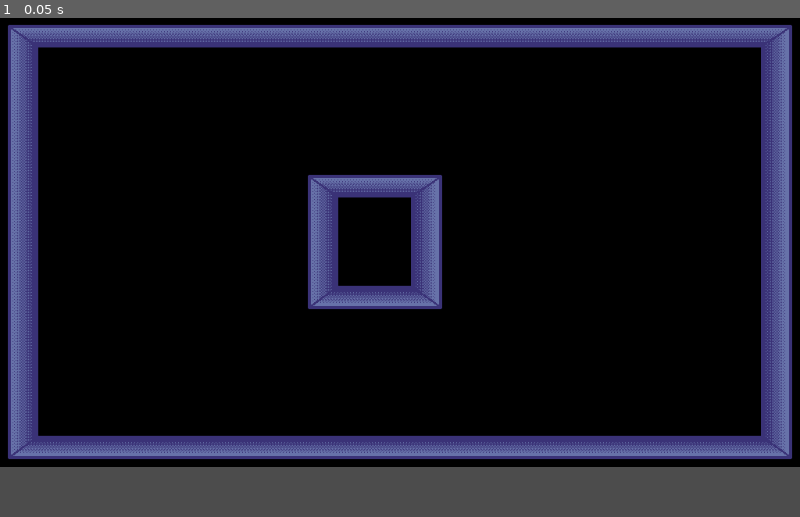
Above: before the commit, frame 1.
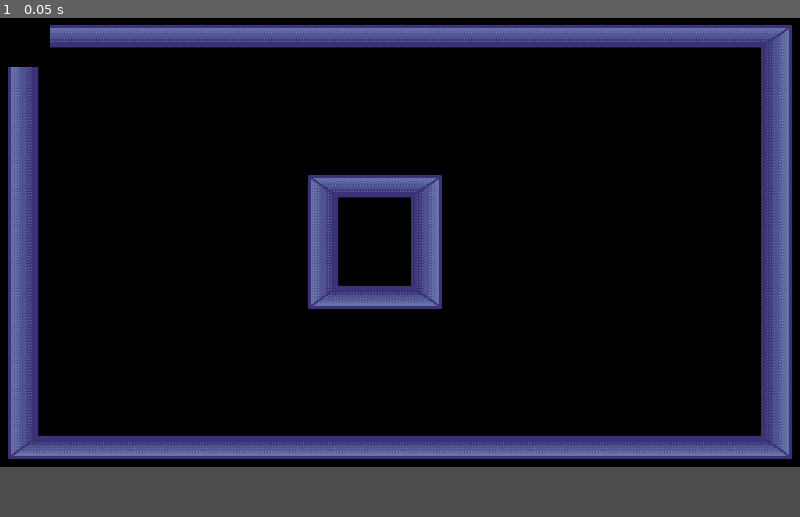
Above: after the commit, the same moment.

Repository: Hawk777/mechanoscuro
Game: Godot game, scene res://game.tscn
The game is run twice, just before and just after one commit, with the same random seed, the same clock (stepped at 60 frames per second) and the same inputs. The project has no main scene, so this scene is started directly.
Inputs:
- Up to frame 1 (0.05 s): no input

The runs differ from the first frame. In frame 1, 0.4% of the frame differs, in the area x 1-7%, y 1-10%.
Error before the commit: Parse Error: The identifier "tileprefab" isn't declared in the current scope. (res://scripts/TileGrid.gd:19)

Commit message:
end of friday
TileGrid is almost functional.  Need to have a look at whatever script is running the game, to toss in a few more scripts.

Diff:
--- a/Tile.tscn
+++ b/Tile.tscn
@@ -7,4 +7,5 @@
 script = ExtResource( 1 )
 
 [node name="Sprite" type="Sprite" parent="."]
+scale = Vector2( 2, 2 )
 texture = ExtResource( 2 )
--- a/project.godot
+++ b/project.godot
@@ -8,10 +8,24 @@
 
 config_version=4
 
+_global_script_classes=[ {
+"base": "Node",
+"class": "Tile",
+"language": "GDScript",
+"path": "res://scripts/Tile.gd"
+} ]
+_global_script_class_icons={
+"Tile": ""
+}
+
 [application]
 
 config/name="GGJ 2022"
 config/icon="res://icon.png"
+
+[autoload]
+
+Constants="*res://constants.gd"
 
 [display]
 
--- /dev/null
+++ b/scripts/Tile.gd
@@ -0,0 +1,26 @@
+extends Node
+
+
+# Declare member variables here. Examples:
+# var a = 2
+# var b = "text"
+class_name Tile
+
+var isLit = false;
+var xPos;
+var yPos;
+var isOccupied=false;
+var passable=true;
+
+# I am uncertain that a constructor is even necessary.  Possibly delete.
+func Tile(var lit, var x,var y,var occ,var p):
+	isLit=lit
+	xPos=x
+	yPos=y
+	isOccupied=occ
+	passable=p
+
+
+# Called every frame. 'delta' is the elapsed time since the previous frame.
+#func _process(delta):
+#	pass
--- a/scripts/TileGrid.gd
+++ b/scripts/TileGrid.gd
@@ -8,20 +8,30 @@
 const GRID_HEIGHT=9
 const GRID_WIDTH=16
 var Grid = []
+var tileprefab;
 # these are sample numbers based on my 64x64 tilemap.  If the size of the tiles changes or
 # you need more, change these.
 
 # Called when the node enters the scene tree for the first time.
 func _ready():
+	tileprefab= preload("res://Tile.tscn")
 	for n in range(GRID_WIDTH):
 		var Subgrid = []
 		for m in range(GRID_HEIGHT):
-			var t = tileprefab.Tile(false,n,m,false,true)
-			#add_child(t)
-			#Subgrid.append(t)
-			# The intent here is to add an instance of the Tile class to the grid for each tile.
+			var t = tileprefab.instance()
+			t.xPos=n
+			t.yPos=m
+			# t.position=get_node("TileMap").map_to_world(Vector2(n,m))
+			# The above line doesn't work right now, not sure how to fix it.
+			# TODO:
+			# The intent is to have all of the above Tiles visible at runtime, then disable them when the player is close enough to show the level underneath
+			# To that end, whenever the player moves, check against each tile in Grid to see if the player is close enough (2 or 3 tiles maybe?) and set visible to false.
+			# In the absolute worst case, we'll need to set the world coordinates for all of these when the level starts, as well as the states for each tile (passable, contains a lightswitch, etc.)
+			add_child(t)
+			Subgrid.append(t)
 		Grid.append(Subgrid)
-	print(Grid)
+	#print(Grid)
+	print(Grid[12][3].xPos)
 	pass # Replace with function body.
 
 
Not shown, removed: game.tscn.tmp
